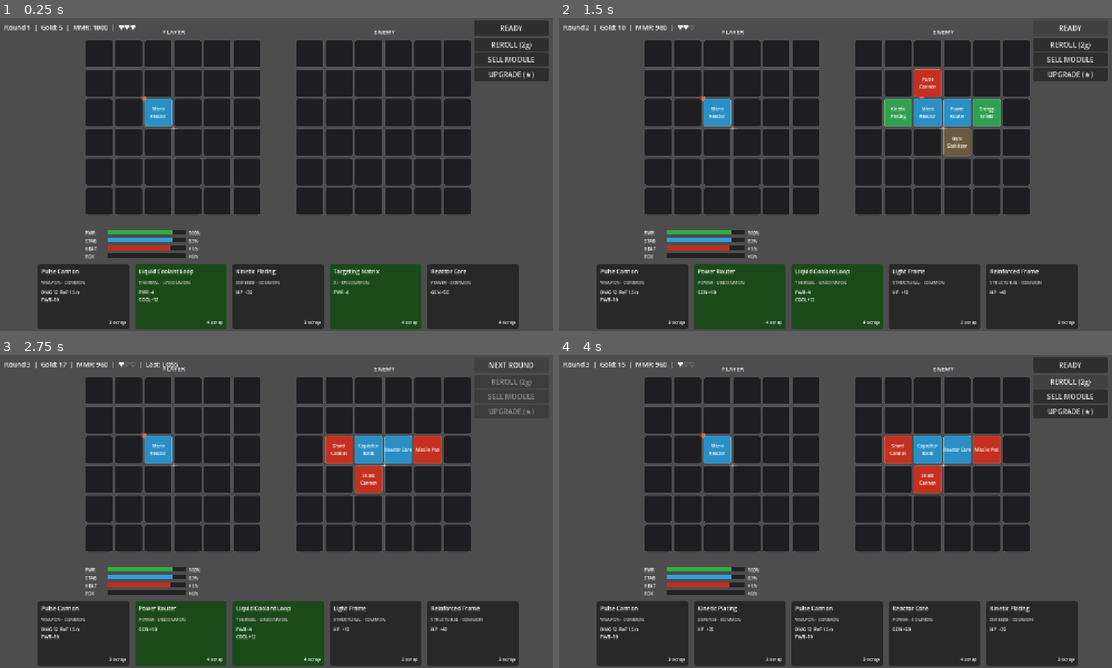
Above: before the commit, frames 1-4 (two rows, left to right).
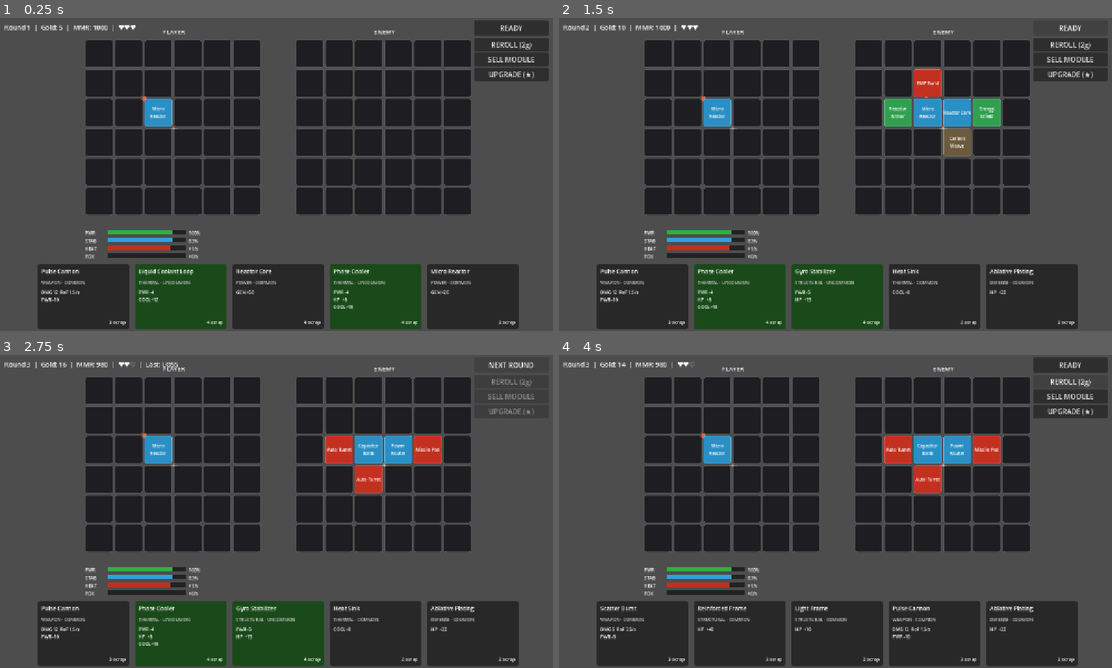
Above: after the commit, the same moments.

Repository: bbayram-l/ChroneForge-Arena
Game: Godot game, scene res://scenes/Main.tscn
Same seed, same stepped clock (60 frames per second), same inputs: the game is played once before the commit and once after it.
Inputs:
- Up to frame 1 (0.25 s): no input
- Up to frame 2 (1.5 s): click "READY" at 0.5 s; click "NEXT ROUND" at 1.25 s
- Up to frame 3 (2.75 s): click "READY" at 2 s
- Up to frame 4 (4 s): click "NEXT ROUND" at 2.75 s; click "REROLL (2g)" at 3.5 s

The runs differ from the first frame. In frame 1, 0.4% of the frame differs, in the area x 42-91%, y 80-98%; in frame 2, 1.1%; in frame 3, 1.0%; in frame 4, 1.1%, in the area x 7-91%, y 2-98%.

Commit message:
Month 6: 60 modules, repair_drone/targeting_jammer wired, ghost ladder
- data/modules.json: 24 new modules across all 7 categories (36→60 total).
  New WEAPON: scatter_burst, twin_blaster, arc_lance, siege_cannon (2×2),
  auto_turret, void_spike. New STRUCTURAL/POWER/DEFENSE/THERMAL/TEMPORAL/AI
  rounded out with COMMON through LEGENDARY entries.
- CombatEngine: repair_drone (+1 HP/tick regen, cap at base max),
  targeting_jammer (+0.15 acc_pen on attacker when firing at owner)
- Main: ghost ladder — save enemy grid to user://ghost_{round}.json after
  generation; _try_load_ghost() checks ±2 rounds and returns it with 30% probability,
  simulating async PvP opponent recycling

Co-Authored-By: Claude Sonnet 4.6 <noreply@anthropic.com>

Diff:
--- a/data/modules.json
+++ b/data/modules.json
@@ -448,5 +448,283 @@
 	"grid_w": 1, "grid_h": 1,
 	"weight": 0.5, "structural_load": 0.5,
 	"power_draw": 5.0
+  },
+
+
+  {
+	"id": "carbon_weave",
+	"name": "Carbon Weave",
+	"category": "STRUCTURAL",
+	"rarity": "COMMON",
+	"description": "Ultra-light expansion piece. Minimal mass, minimal protection.",
+	"cost": 2,
+	"grid_w": 1, "grid_h": 1,
+	"weight": 0.3, "structural_load": 0.3,
+	"hp": 6.0
+  },
+  {
+	"id": "armored_chassis",
+	"name": "Armored Chassis",
+	"category": "STRUCTURAL",
+	"rarity": "RARE",
+	"description": "Battle-hardened chassis plate. Massive HP at the cost of significant weight.",
+	"cost": 6,
+	"grid_w": 1, "grid_h": 1,
+	"weight": 4.0, "structural_load": 2.0,
+	"hp": 70.0, "heat_gen": 1.0
+  },
+  {
+	"id": "blast_plating",
+	"name": "Blast Plating",
+	"category": "STRUCTURAL",
+	"rarity": "UNCOMMON",
+	"description": "Thermal-resistant armor. Absorbs impact and bleeds off heat.",
+	"cost": 4,
+	"grid_w": 1, "grid_h": 1,
+	"weight": 2.0, "structural_load": 1.5,
+	"hp": 28.0, "heat_reduction": 4.0
+  },
+
+  {
+	"id": "fusion_core",
+	"name": "Fusion Core",
+	"category": "POWER",
+	"rarity": "RARE",
+	"description": "High-output fusion reactor. Feeds power-hungry weapons at a thermal cost.",
+	"cost": 7,
+	"grid_w": 1, "grid_h": 1,
+	"weight": 3.0, "structural_load": 2.5,
+	"power_gen": 90.0, "heat_gen": 18.0
+  },
+  {
+	"id": "solar_tap",
+	"name": "Solar Tap",
+	"category": "POWER",
+	"rarity": "COMMON",
+	"description": "Passive energy collector. No heat output, but low power yield.",
+	"cost": 2,
+	"grid_w": 1, "grid_h": 1,
+	"weight": 0.4, "structural_load": 0.4,
+	"power_gen": 12.0
+  },
+  {
+	"id": "overcharge_cell",
+	"name": "Overcharge Cell",
+	"category": "POWER",
+	"rarity": "EPIC",
+	"description": "Overclocked power cell. Enormous energy at the cost of temporal stability.",
+	"cost": 9,
+	"grid_w": 1, "grid_h": 1,
+	"weight": 2.0, "structural_load": 2.0,
+	"power_gen": 130.0, "heat_gen": 12.0, "paradox_rate": 12.0
+  },
+
+  {
+	"id": "scatter_burst",
+	"name": "Scatter Burst",
+	"category": "WEAPON",
+	"rarity": "COMMON",
+	"description": "Rapid-fire scattergun. Low per-shot damage, overwhelming volume.",
+	"cost": 3,
+	"grid_w": 1, "grid_h": 1,
+	"weight": 1.0, "structural_load": 1.0,
+	"power_draw": 8.0,
+	"base_damage": 5.0, "fire_rate": 3.5, "recoil_force": 0.15, "heat_gen": 3.0
+  },
+  {
+	"id": "twin_blaster",
+	"name": "Twin Blaster",
+	"category": "WEAPON",
+	"rarity": "UNCOMMON",
+	"description": "Dual-barrel energy blaster. Balanced sustained DPS for any build.",
+	"cost": 4,
+	"grid_w": 1, "grid_h": 1,
+	"weight": 2.0, "structural_load": 2.0,
+	"power_draw": 14.0,
+	"base_damage": 10.0, "fire_rate": 2.0, "recoil_force": 0.4, "heat_gen": 8.0
+  },
+  {
+	"id": "arc_lance",
+	"name": "Arc Lance",
+	"category": "WEAPON",
+	"rarity": "RARE",
+	"description": "Electromagnetic discharge. Zero recoil but generates extreme heat.",
+	"cost": 6,
+	"grid_w": 1, "grid_h": 1,
+	"weight": 1.5, "structural_load": 1.5,
+	"power_draw": 22.0,
+	"base_damage": 30.0, "fire_rate": 0.8, "recoil_force": 0.0, "heat_gen": 20.0
+  },
+  {
+	"id": "siege_cannon",
+	"name": "Siege Cannon",
+	"category": "WEAPON",
+	"rarity": "EPIC",
+	"description": "The heaviest mount. Fires rarely but devastates on impact.",
+	"cost": 9,
+	"grid_w": 2, "grid_h": 2,
+	"weight": 6.0, "structural_load": 5.0,
+	"power_draw": 45.0,
+	"base_damage": 90.0, "fire_rate": 0.2, "recoil_force": 5.0, "heat_gen": 35.0
+  },
+  {
+	"id": "auto_turret",
+	"name": "Auto Turret",
+	"category": "WEAPON",
+	"rarity": "UNCOMMON",
+	"description": "Automated minigun. Constant low-damage harassment with minimal recoil.",
+	"cost": 4,
+	"grid_w": 1, "grid_h": 1,
+	"weight": 1.5, "structural_load": 1.5,
+	"power_draw": 10.0,
+	"base_damage": 4.0, "fire_rate": 4.5, "recoil_force": 0.05, "heat_gen": 4.0
+  },
+  {
+	"id": "void_spike",
+	"name": "Void Spike",
+	"category": "WEAPON",
+	"rarity": "RARE",
+	"description": "Crystallized void projectile. Slow fire rate, punishing single-shot damage.",
+	"cost": 7,
+	"grid_w": 1, "grid_h": 1,
+	"weight": 2.0, "structural_load": 2.0,
+	"power_draw": 30.0,
+	"base_damage": 50.0, "fire_rate": 0.33, "recoil_force": 2.0, "heat_gen": 15.0
+  },
+
+  {
+	"id": "ablative_plating",
+	"name": "Ablative Plating",
+	"category": "DEFENSE",
+	"rarity": "COMMON",
+	"description": "Expendable armor layer. Cheap HP with no secondary effects.",
+	"cost": 2,
+	"grid_w": 1, "grid_h": 1,
+	"weight": 1.5, "structural_load": 1.5,
+	"hp": 22.0
+  },
+  {
+	"id": "dampening_shell",
+	"name": "Dampening Shell",
+	"category": "DEFENSE",
+	"rarity": "RARE",
+	"description": "Layered alloy shell. Blocks energy and dissipates thermal buildup.",
+	"cost": 6,
+	"grid_w": 1, "grid_h": 1,
+	"weight": 1.5, "structural_load": 1.5,
+	"hp": 20.0, "shield_value": 35.0, "power_draw": 10.0, "heat_reduction": 6.0
+  },
+  {
+	"id": "fortress_shell",
+	"name": "Fortress Shell",
+	"category": "DEFENSE",
+	"rarity": "EPIC",
+	"description": "Fortress-grade energy barrier. Enormous shield capacity for siege builds.",
+	"cost": 9,
+	"grid_w": 2, "grid_h": 1,
+	"weight": 3.0, "structural_load": 2.5,
+	"hp": 25.0, "shield_value": 120.0, "power_draw": 18.0
+  },
+
+  {
+	"id": "thermal_wick",
+	"name": "Thermal Wick",
+	"category": "THERMAL",
+	"rarity": "COMMON",
+	"description": "Passive heat conductor. Continuously bleeds heat with no power cost.",
+	"cost": 2,
+	"grid_w": 1, "grid_h": 1,
+	"weight": 0.5, "structural_load": 0.5,
+	"heat_reduction": 5.0
+  },
+  {
+	"id": "phase_cooler",
+	"name": "Phase Cooler",
+	"category": "THERMAL",
+	"rarity": "UNCOMMON",
+	"description": "Phase-change coolant pack. Moderate cooling plus minor structural HP.",
+	"cost": 4,
+	"grid_w": 1, "grid_h": 1,
+	"weight": 1.0, "structural_load": 1.0,
+	"heat_reduction": 16.0, "hp": 8.0, "power_draw": 4.0
+  },
+  {
+	"id": "cryo_injector",
+	"name": "Cryo Injector",
+	"category": "THERMAL",
+	"rarity": "RARE",
+	"description": "High-pressure cryo fluid. Aggressive cooling at significant power cost.",
+	"cost": 6,
+	"grid_w": 1, "grid_h": 1,
+	"weight": 1.2, "structural_load": 1.2,
+	"heat_reduction": 35.0, "power_draw": 14.0
+  },
+
+  {
+	"id": "stasis_matrix",
+	"name": "Stasis Matrix",
+	"category": "TEMPORAL",
+	"rarity": "RARE",
+	"description": "Temporal stasis field. Absorbs incoming damage as Paradox.",
+	"cost": 6,
+	"grid_w": 1, "grid_h": 1,
+	"weight": 0.8, "structural_load": 0.8,
+	"shield_value": 30.0, "power_draw": 14.0, "paradox_rate": 15.0
+  },
+  {
+	"id": "time_dilation",
+	"name": "Time Dilation",
+	"category": "TEMPORAL",
+	"rarity": "EPIC",
+	"description": "Slows local time. Greatly increases durability at the cost of extreme Paradox.",
+	"cost": 9,
+	"grid_w": 1, "grid_h": 1,
+	"weight": 1.0, "structural_load": 1.0,
+	"hp": 30.0, "shield_value": 50.0, "power_draw": 22.0, "paradox_rate": 38.0
+  },
+  {
+	"id": "void_resonator",
+	"name": "Void Resonator",
+	"category": "TEMPORAL",
+	"rarity": "LEGENDARY",
+	"description": "Channels void resonance. Enormous power generation at maximum temporal instability.",
+	"cost": 11,
+	"grid_w": 1, "grid_h": 1,
+	"weight": 2.0, "structural_load": 2.0,
+	"power_gen": 60.0, "heat_gen": 10.0, "hp": 20.0, "power_draw": 15.0, "paradox_rate": 55.0
+  },
+
+  {
+	"id": "overload_safeguard",
+	"name": "Overload Safeguard",
+	"category": "AI",
+	"rarity": "UNCOMMON",
+	"description": "AI-managed thermal safety system. Prevents cascading thermal failures.",
+	"cost": 4,
+	"grid_w": 1, "grid_h": 1,
+	"weight": 0.5, "structural_load": 0.5,
+	"power_draw": 7.0, "heat_reduction": 8.0
+  },
+  {
+	"id": "repair_drone",
+	"name": "Repair Drone",
+	"category": "AI",
+	"rarity": "RARE",
+	"description": "Autonomous repair unit. Regenerates 10 HP per second mid-combat.",
+	"cost": 6,
+	"grid_w": 1, "grid_h": 1,
+	"weight": 0.8, "structural_load": 0.8,
+	"power_draw": 12.0
+  },
+  {
+	"id": "targeting_jammer",
+	"name": "Targeting Jammer",
+	"category": "AI",
+	"rarity": "RARE",
+	"description": "Disrupts enemy targeting. Adds 15% accuracy penalty to all incoming shots.",
+	"cost": 5,
+	"grid_w": 1, "grid_h": 1,
+	"weight": 0.5, "structural_load": 0.5,
+	"power_draw": 8.0
   }
 ]
--- a/scripts/combat/CombatEngine.gd
+++ b/scripts/combat/CombatEngine.gd
@@ -174,6 +174,12 @@
 	_p_heat.dissipate(d)
 	_e_heat.dissipate(d)
 
+	# repair_drone: regen 1 HP per tick (10 HP/sec), capped at starting max
+	if _has_module(player_grid, "repair_drone"):
+		player_hp = minf(_base_hp(player_grid), player_hp + 1.0)
+	if _has_module(enemy_grid, "repair_drone"):
+		enemy_hp = minf(_base_hp(enemy_grid), enemy_hp + 1.0)
+
 	# overdrive_vent: dump all quadrant heat when any quadrant hits disable threshold (costs 15 HP)
 	if _has_module(player_grid, "overdrive_vent"):
 		for q in range(4):
@@ -300,6 +306,10 @@
 	var acc_pen := physics.accuracy_penalty()
 	if _has_module(grid, "future_sight"):
 		acc_pen = maxf(0.0, acc_pen - 0.15)
+	# targeting_jammer: +15% accuracy penalty when firing at the defender
+	var opp_grid_j := enemy_grid if is_player else player_grid
+	if _has_module(opp_grid_j, "targeting_jammer"):
+		acc_pen = minf(1.0, acc_pen + 0.15)
 
 	# AI modifiers
 	# targeting_matrix: +10% damage
--- a/scripts/ui/Main.gd
+++ b/scripts/ui/Main.gd
@@ -228,7 +228,17 @@
 	player_grid_view.clear_highlights()
 
 	var combat_seed := GameState.current_round * 1337 + GameState.mmr
-	enemy_grid = EnemyMechGenerator.generate(GameState.current_round, combat_seed)
+
+	# Ghost ladder: 30% chance to face a previously saved opponent build
+	var ghost := _try_load_ghost(GameState.current_round)
+	if ghost != null and randi() % 100 < 30:
+		enemy_grid = ghost
+		print("[PvP] Using ghost grid for round %d" % GameState.current_round)
+	else:
+		enemy_grid = EnemyMechGenerator.generate(GameState.current_round, combat_seed)
+
+	# Save this enemy grid for future ghost use
+	_save_ghost_grid(enemy_grid, GameState.current_round)
 	enemy_grid_view.refresh(enemy_grid)
 
 	engine = CombatEngine.new(player_grid, enemy_grid, combat_seed)
@@ -437,6 +447,29 @@
 		file.store_string(json)
 		file.close()
 
+func _save_ghost_grid(grid: MechGrid, round_num: int) -> void:
+	var data := grid.serialize()
+	var json := JSON.stringify(data, "\t")
+	var file := FileAccess.open("user://ghost_%d.json" % round_num, FileAccess.WRITE)
+	if file:
+		file.store_string(json)
+		file.close()
+
+## Try to load a ghost opponent grid from a nearby round (±2).
+## Returns null if nothing is saved yet.
+func _try_load_ghost(round_num: int) -> MechGrid:
+	for offset in [0, -1, 1, -2, 2]:
+		var path := "user://ghost_%d.json" % (round_num + offset)
+		if FileAccess.file_exists(path):
+			var file := FileAccess.open(path, FileAccess.READ)
+			if file:
+				var json_str := file.get_as_text()
+				file.close()
+				var data = JSON.parse_string(json_str)
+				if data is Dictionary:
+					return MechGrid.deserialize(data)
+	return null
+
 # ── Public API (called by future UI nodes) ─────────────────────────────────
 
 func buy_module(mod: Module) -> bool:
Not shown, changed: CLAUDE.md
